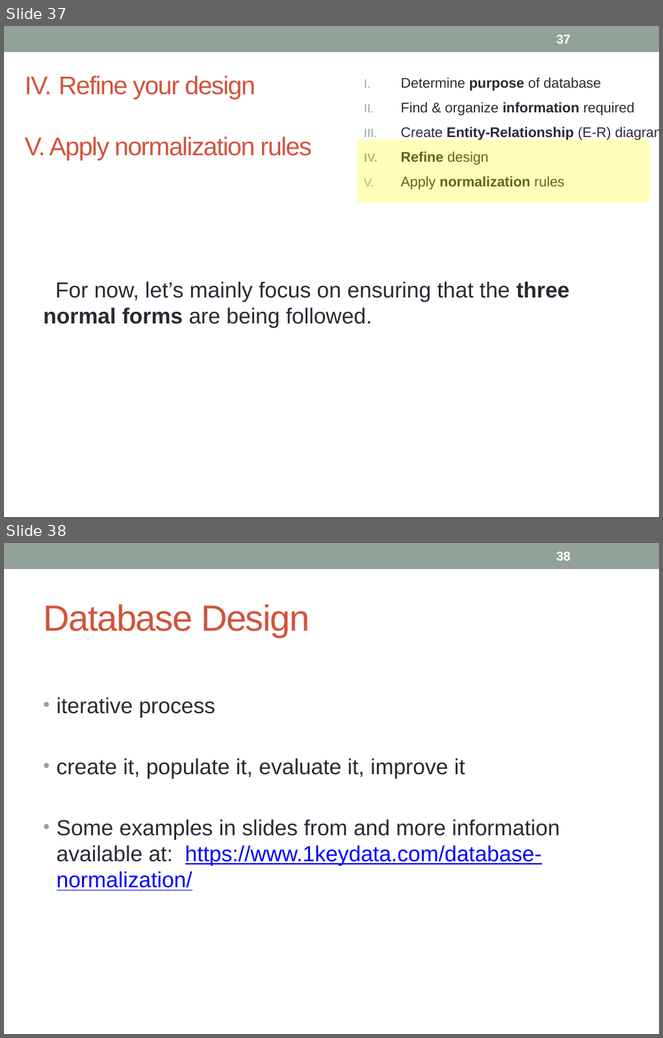
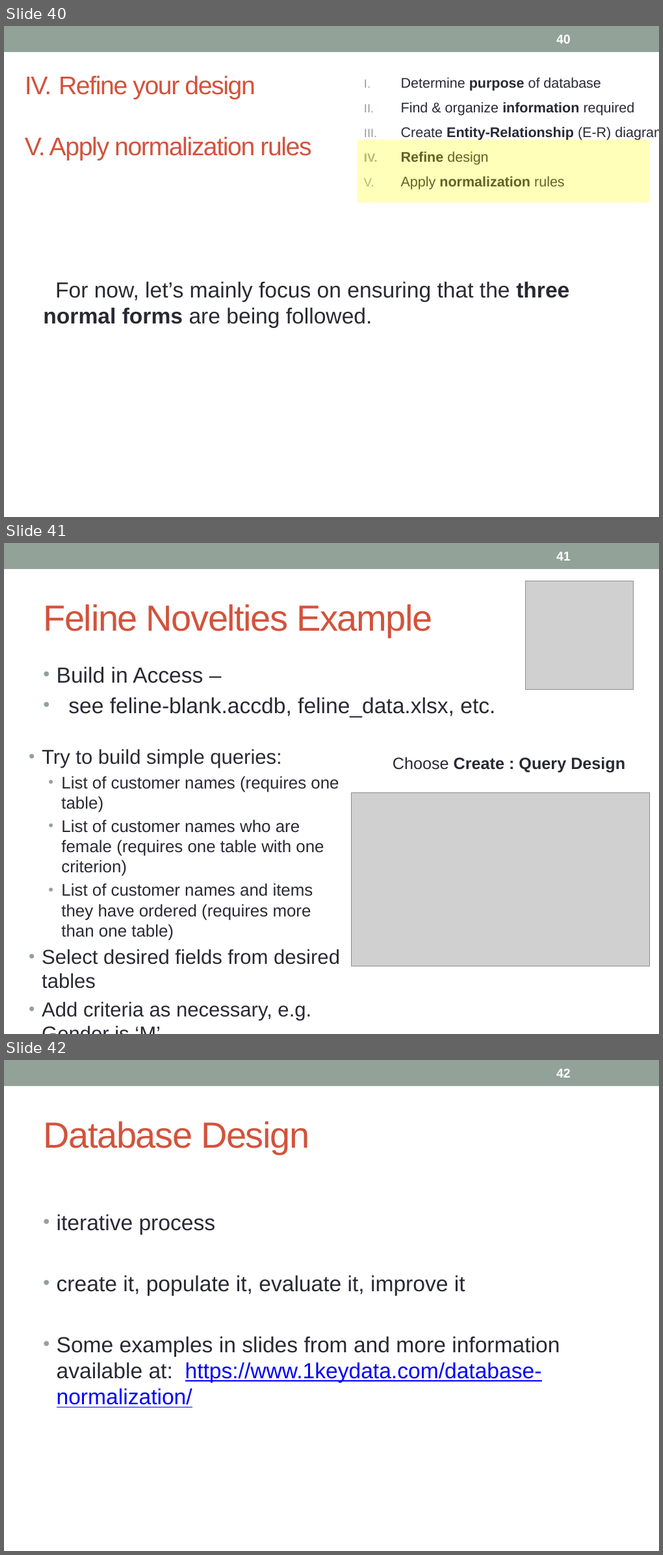
Before and after one commit to prof-frommer/info_sys_course, a slide deck: LEC/lec09-databases-access-cont/Databases & Access (continued).pptx. Shown one above the other, each under a label of ours: slides 37 and 38 before the commit, slides 40, 41 and 42 after it. The pictures are 663x1038 and 663x1555 pixels, drawn with LibreOffice and Linux fonts; fonts in the diff are those of the drawing; grey boxes stand for pictures. Boxes give left, top, right and bottom in pixels: in the first picture for what was removed or moved away, otherwise in the second. Text is boxed around its words. In the diff, an @@ line names an element or a change of style, - is before the commit and + after.

Commit message:
slight changes to lec09 db-access-cont slides, added more files for that class day (Th 9/24), and added lec10-access-tutorial files

```diff
--- a/LEC/lec09-databases-access-cont/Databases & Access (continued).pptx
+++ b/LEC/lec09-databases-access-cont/Databases & Access (continued).pptx
@@ slide 41 added at (x1=4, y1=543, x2=659, y2=1034), background #FFFFFF; not listed: 1 template element that a slide beside it also shows @@
@@ page number added at (x1=556, y1=551, x2=571, y2=561), 14 pt, text #FFFFFF, bold @@
+41
@@ picture added at (x1=525, y1=581, x2=634, y2=689) @@
@@ title added at (x1=43, y1=604, x2=432, y2=637), 40 pt, text #D2533C @@
+Feline Novelties Example
@@ text added at (x1=57, y1=667, x2=495, y2=718), 24 pt, text #292934 @@
+• Build in Access –
+• see feline-blank.accdb, feline_data.xlsx, etc.
@@ text added at (x1=42, y1=749, x2=340, y2=1021), 18.5 pt, text #292934 @@
+• Try to build simple queries:
+  • List of customer names (requires one table)
+  • List of customer names who are female (requires one table with one criterion)
+  • List of customer names and items they have ordered (requires more than one table)
+• Select desired fields from desired tables
+• Add criteria as necessary, e.g. Gender is ‘M’
@@ text added at (x1=393, y1=757, x2=625, y2=772), 18 pt, text #292934, bold @@
+Choose Create : Query Design
@@ picture added at (x1=351, y1=793, x2=649, y2=966) @@
@@ what was slide 37 is now slide 40 @@
@@ page number at (x1=556, y1=34, x2=571, y2=44): text changed @@
-37
+40
@@ what was slide 38 is now slide 42 @@
@@ page number at (x1=556, y1=1068, x2=571, y2=1078): text changed @@
-38
+42
```
Also in this commit, not shown: 2 slides changed, 3 other slides added, 8 other files.
